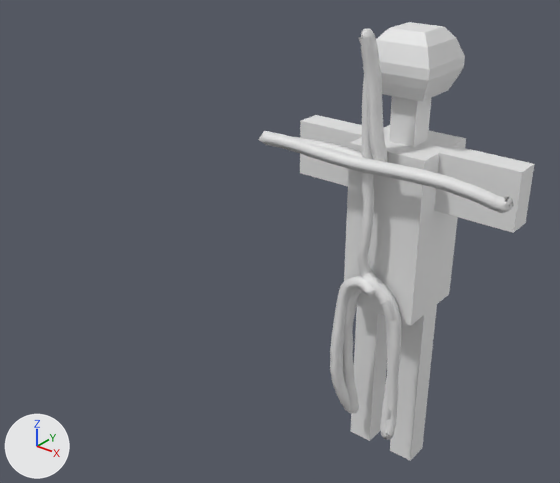
One commit to the Blender file VR-SketchPosing.blend: the scene before it, then after it.
Camera for both pictures: a 50 mm lens placed at (1.027, -1.864, 1.155), pointed at (-0.238, -0.283, 0.174). The axes (+X, +Y, +Z) are drawn at lower left. The lights are the same throughout.

Objects in the first picture: 'Cube', 'StrokeObj'.
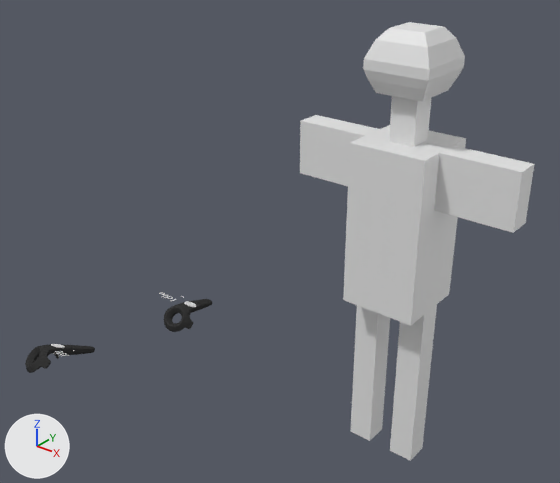
Changed parts and their boxes [x1, y1, x2, y2] in the pictures (560 x 483 px):
'StrokeObj', hidden: before [258, 29, 514, 440]
'Controller.L', shown (black): after [25, 344, 95, 373]
'Controller.R', shown (black): after [164, 299, 212, 332]
'Text.R', shown: after [159, 292, 184, 301]

Edits to the bpy script that builds the scene:
```text
Change ob_text_r:
    remove ob_text_r.hide_set(True)
Change ob_controller_l:
    remove ob_controller_l.hide_set(True)  # its collection is switched off
    ob_controller_l.location: (-0.669, -1.026, 0.108) -> (-0.818, -0.738, -0.195)
    ob_controller_l.rotation_euler: (1.826, -0.261, 1.568) -> (-1.256, 2.895, -0.223)  # degrees (105, -15, 90) -> degrees (-72, 166, -13)
Change ob_controller_r:
    remove ob_controller_r.hide_set(True)  # its collection is switched off
    ob_controller_r.location: (-0.71, -0.922, 0.109) -> (-0.661, -0.29, -0.203)
    ob_controller_r.rotation_euler: (1.806, 0.211, 1.36) -> (-1.32, -3.0, 0.0822)  # degrees (103, 12, 78) -> degrees (-76, -172, 4.7)
Change ob_strokeobj:
    add ob_strokeobj.hide_set(True)  # its collection is switched off
```
